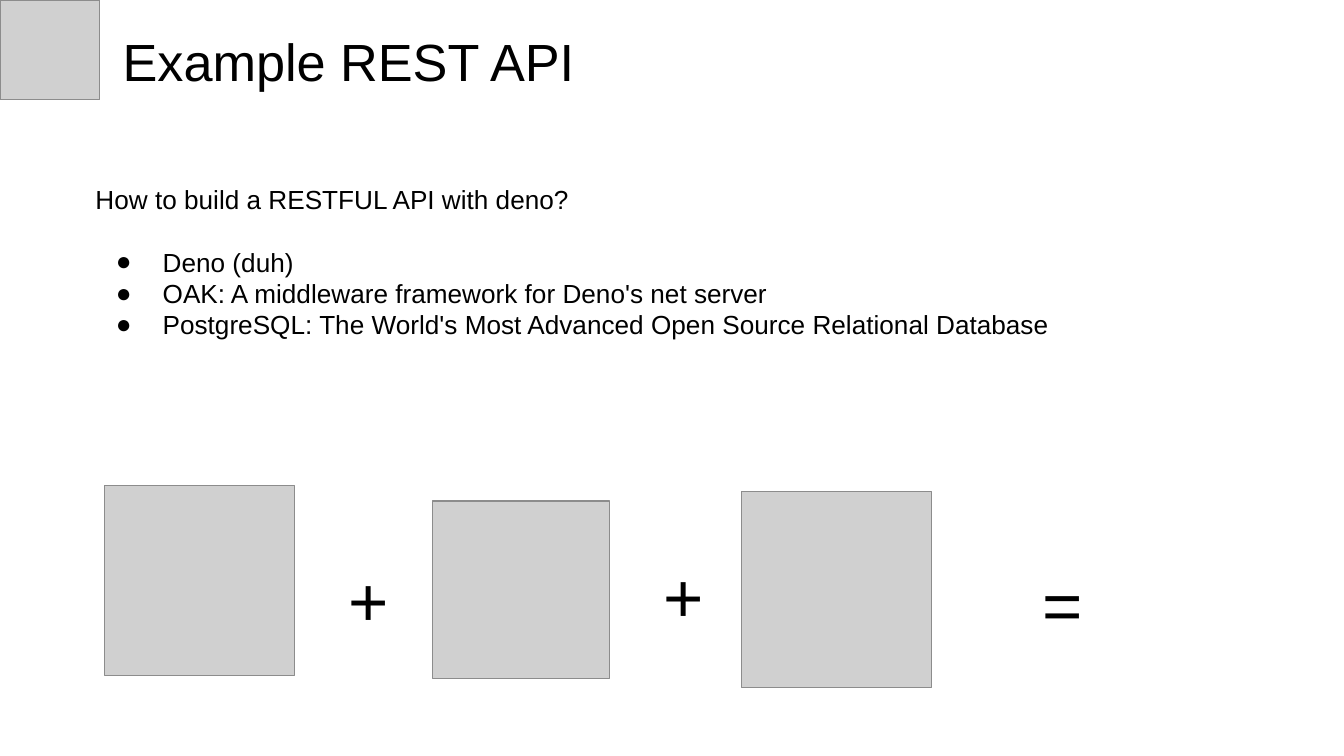
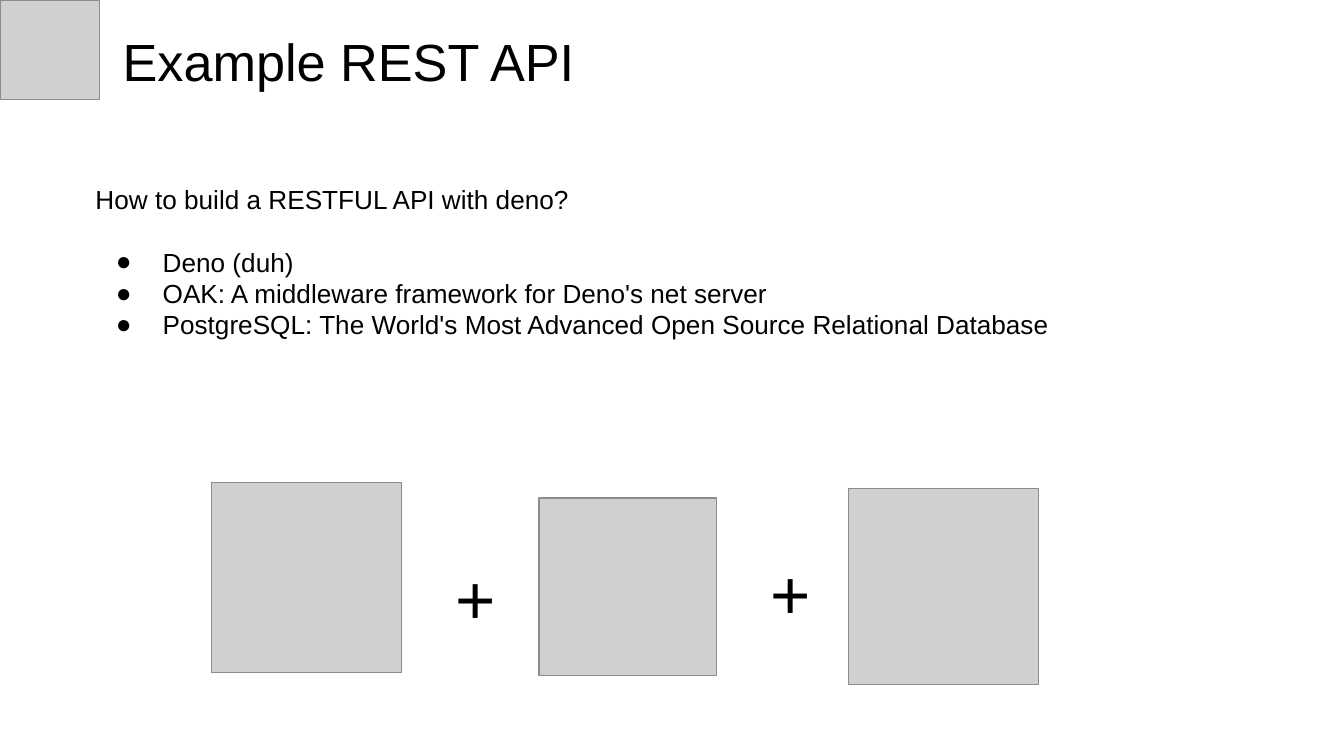
Before and after one commit to michaelachrisco/deno-developer-talk, a slide deck: slide 7 of Introduction to Deno.pptx. Drawn at 1344x756 pixels with LibreOffice and Linux fonts; fonts in the diff are those of the drawing; grey boxes stand for pictures. Boxes give left, top, right and bottom in pixels: in the first picture for what was removed or moved away, otherwise in the second. Text is boxed around its words. In the diff, an @@ line names an element or a change of style, - is before the commit and + after.

Commit message:
feature(deno-web): Deno webassembly based on prior talk and example code

```diff
--- a/Introduction to Deno.pptx
+++ b/Introduction to Deno.pptx
@@ picture: place and size @@
-picture at (105, 485, 294, 675)
+picture at (211, 482, 401, 672)
@@ picture: place and size @@
-picture at (742, 492, 931, 688)
+picture at (848, 489, 1038, 685)
@@ 2 texts, 1 picture: place and size @@
-2 texts, 1 picture at (335, 501, 715, 679)
+2 texts, 1 picture at (442, 499, 821, 676)
@@ text removed at (1030, 548, 1344, 620) @@
-=
```
Also in this commit, not shown: 1 other slide changed, 4 slides added, 1 slide removed, 1 other file.
